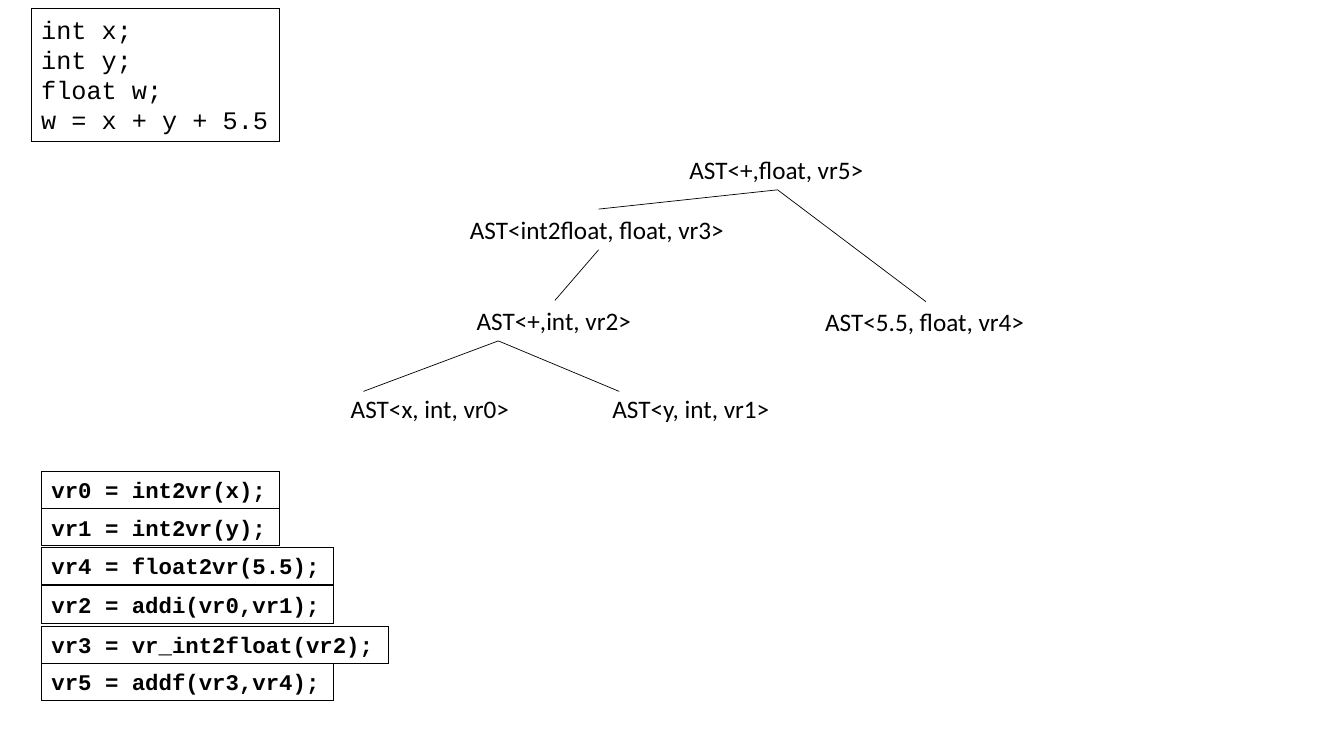
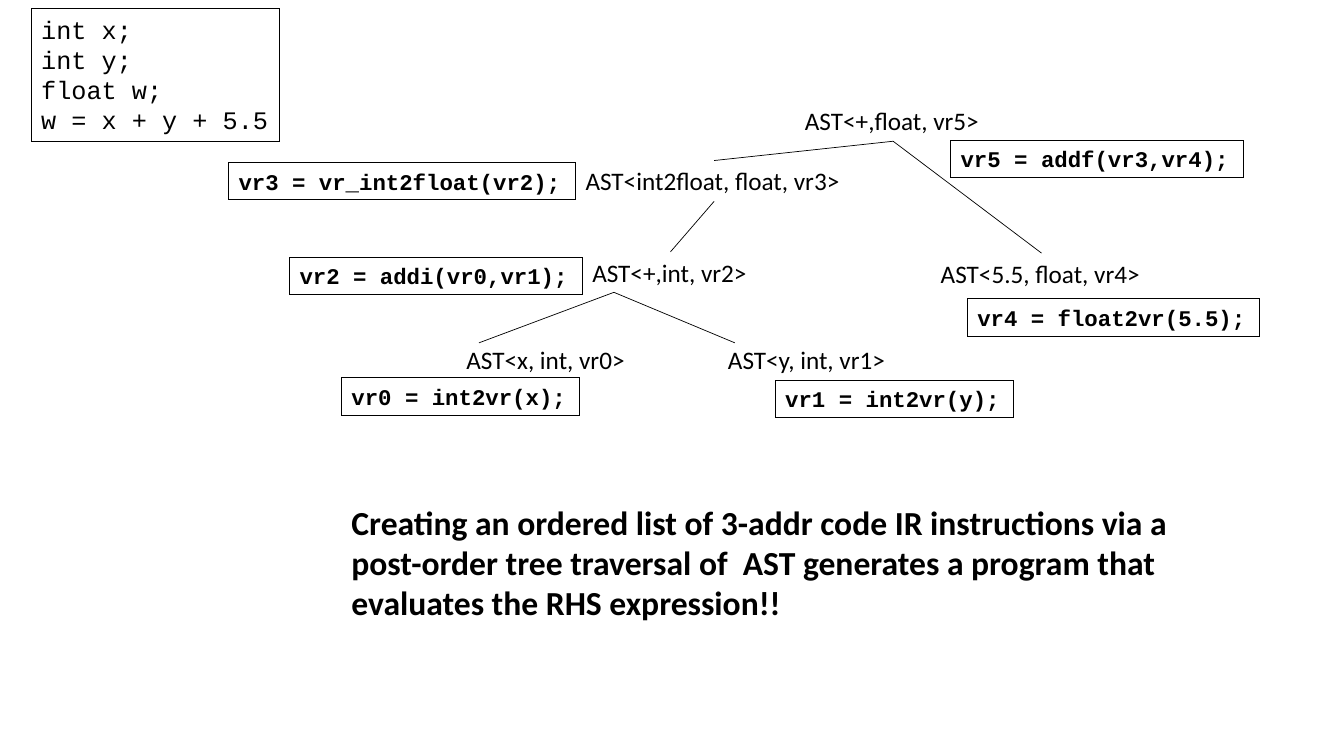
Before and after one commit to siero/CSE110A-W26, a slide deck: slide 44 of PDFS/C110-M3-04-FUNCTIONS-IR-SCOPE.pptx. Drawn at 1344x756 pixels with LibreOffice and Linux fonts; fonts in the diff are those of the drawing. Boxes give left, top, right and bottom in pixels: in the first picture for what was removed or moved away, otherwise in the second. Text is boxed around its words. In the diff, an @@ line names an element or a change of style, - is before the commit and + after.

```diff
--- a/PDFS/C110-M3-04-FUNCTIONS-IR-SCOPE.pptx
+++ b/PDFS/C110-M3-04-FUNCTIONS-IR-SCOPE.pptx
@@ rectangle "vr5 = addf(vr3,vr4);": place and size @@
-rectangle "vr5 = addf(vr3,vr4);" at bbox=[41, 663, 334, 701]
+rectangle "vr5 = addf(vr3,vr4);" at bbox=[951, 140, 1243, 177]
@@ rectangle "vr3 = vr_int2float(vr2);": place and size @@
-rectangle "vr3 = vr_int2float(vr2);" at bbox=[41, 626, 388, 663]
+rectangle "vr3 = vr_int2float(vr2);" at bbox=[229, 162, 576, 200]
@@ 6 texts, 5 lines: place and size @@
-6 texts, 5 lines at bbox=[351, 161, 1024, 422]
+6 texts, 5 lines at bbox=[466, 112, 1139, 373]
@@ rectangle "vr2 = addi(vr0,vr1);": place and size @@
-rectangle "vr2 = addi(vr0,vr1);" at bbox=[41, 586, 334, 623]
+rectangle "vr2 = addi(vr0,vr1);" at bbox=[289, 258, 582, 295]
@@ rectangle "vr4 = float2vr(5.5);": place and size @@
-rectangle "vr4 = float2vr(5.5);" at bbox=[41, 547, 334, 585]
+rectangle "vr4 = float2vr(5.5);" at bbox=[968, 299, 1260, 337]
@@ rectangle "vr0 = int2vr(x);": place and size @@
-rectangle "vr0 = int2vr(x);" at bbox=[41, 472, 279, 509]
+rectangle "vr0 = int2vr(x);" at bbox=[342, 378, 580, 415]
@@ rectangle "vr1 = int2vr(y);": place and size @@
-rectangle "vr1 = int2vr(y);" at bbox=[41, 509, 279, 546]
+rectangle "vr1 = int2vr(y);" at bbox=[775, 380, 1013, 417]
@@ text added at bbox=[351, 511, 1167, 621], 24 pt, text #000000, bold @@
+Creating an ordered list of 3-addr code IR instructions via a post-order tree traversal of AST generates a program that evaluates the RHS expression!!
```
Also in this commit, not shown: 51 other slides changed, 4 slides added, 4 slides removed, 1 other file.
